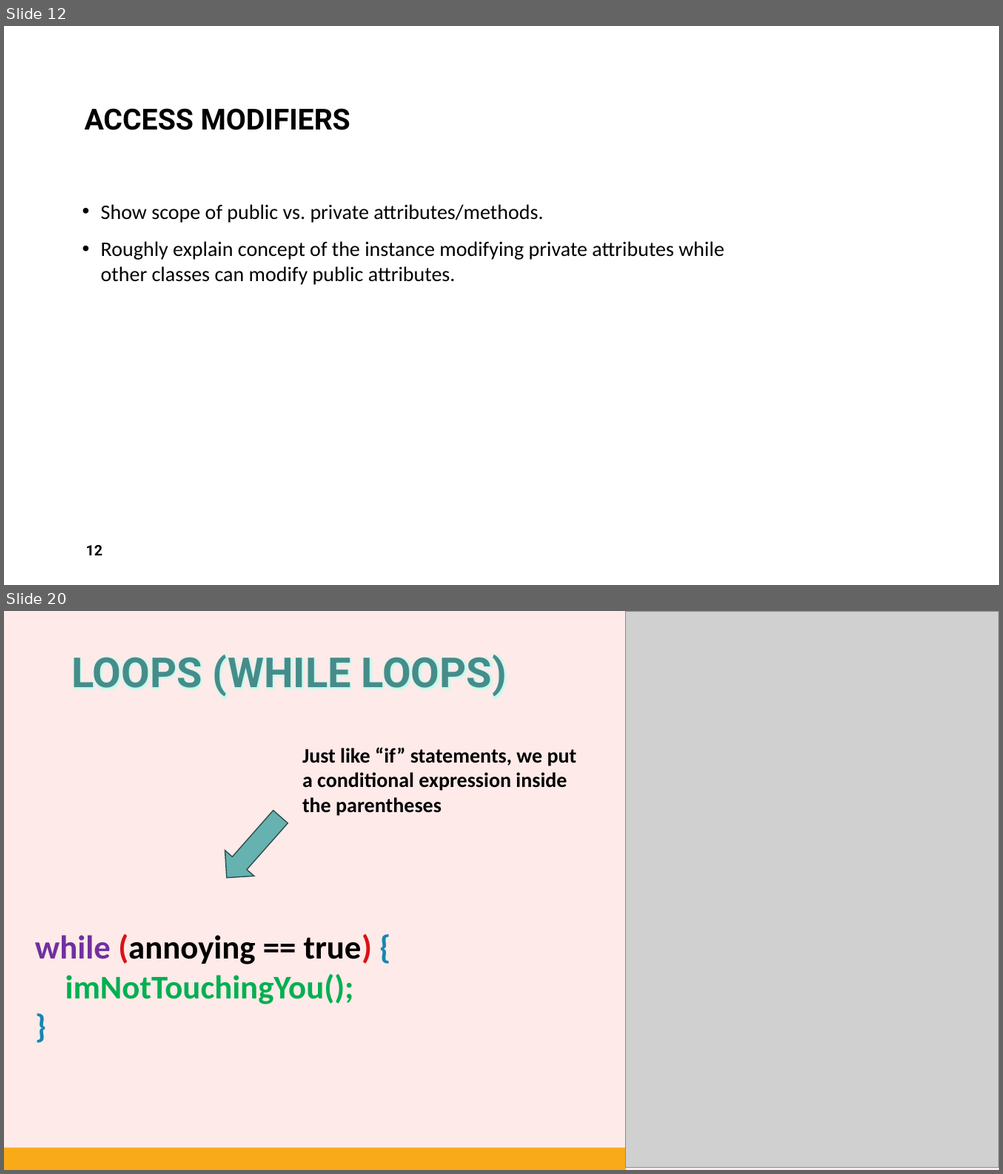
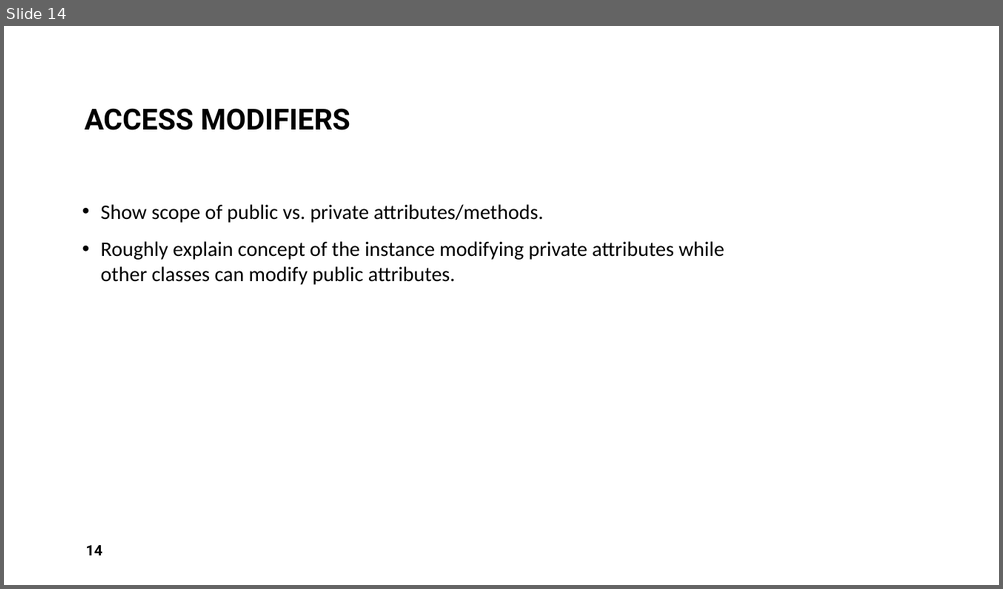
Before and after one commit to AlmightyHairball/RobotJavaClass2024, a slide deck: Presentation/Part-2.pptx. Shown one above the other, each under a label of ours: slides 12 and 20 before the commit, slide 14 after it; the slides between them are not shown. The pictures are 1003x1174 and 1003x589 pixels, drawn with LibreOffice and Linux fonts; fonts in the diff are those of the drawing; grey boxes stand for pictures; background and template pictures are left out. Boxes give left, top, right and bottom in pixels: in the first picture for what was removed or moved away, otherwise in the second. Text is boxed around its words. In the diff, an @@ line names an element or a change of style, - is before the commit and + after.

```diff
--- a/Presentation/Part-2.pptx
+++ b/Presentation/Part-2.pptx
@@ slide 20 removed at box(4, 611, 999, 1170), background #FDEAE9 @@
@@ picture removed at box(626, 611, 999, 1167) @@
@@ title removed at box(71, 655, 506, 698) @@
-LOOPS (WHILE LOOPS)
@@ text removed at box(302, 747, 577, 816) @@
-Just like “if” statements, we put a conditional expression inside the parentheses
@@ right arrow removed at box(212, 804, 295, 891) @@
@@ text removed at box(35, 934, 372, 1005) @@
-while (annoying == true) {
-imNotTouchingYou();
-}
@@ rectangle removed at box(4, 1148, 626, 1170) @@
@@ what was slide 12 is now slide 14 @@
@@ page number at box(86, 545, 102, 556): text changed @@
-12
+14
```
Also in this commit, not shown: 1 slide changed, 2 slides added, 12 other slides removed, 1 other file.
